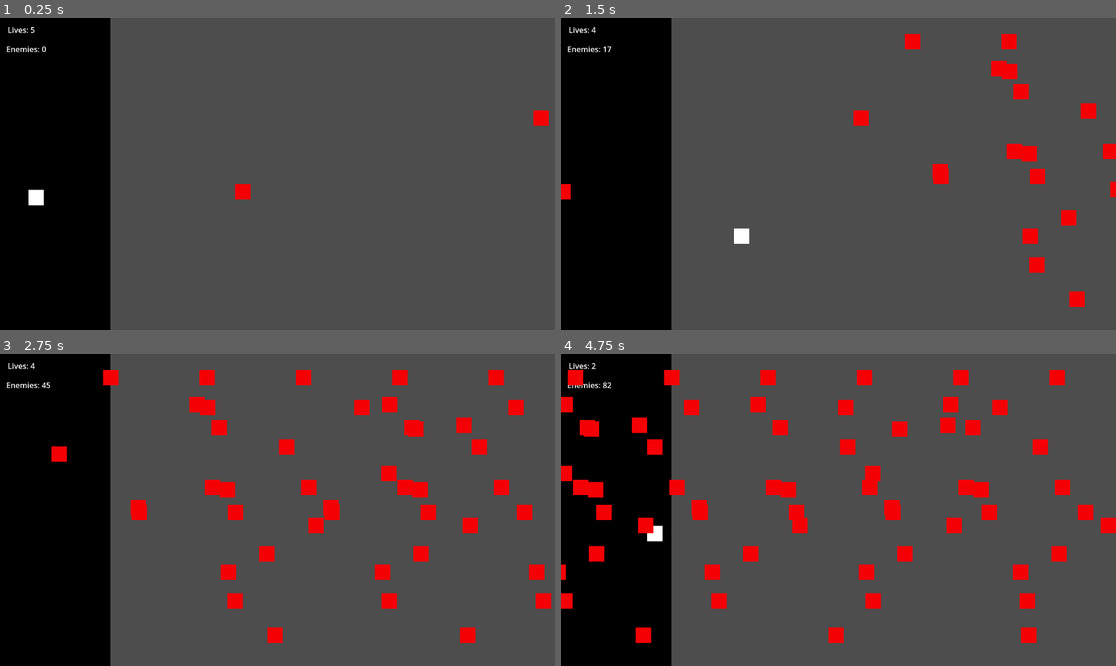
Above: before the commit, frames 1-4 (two rows, left to right).
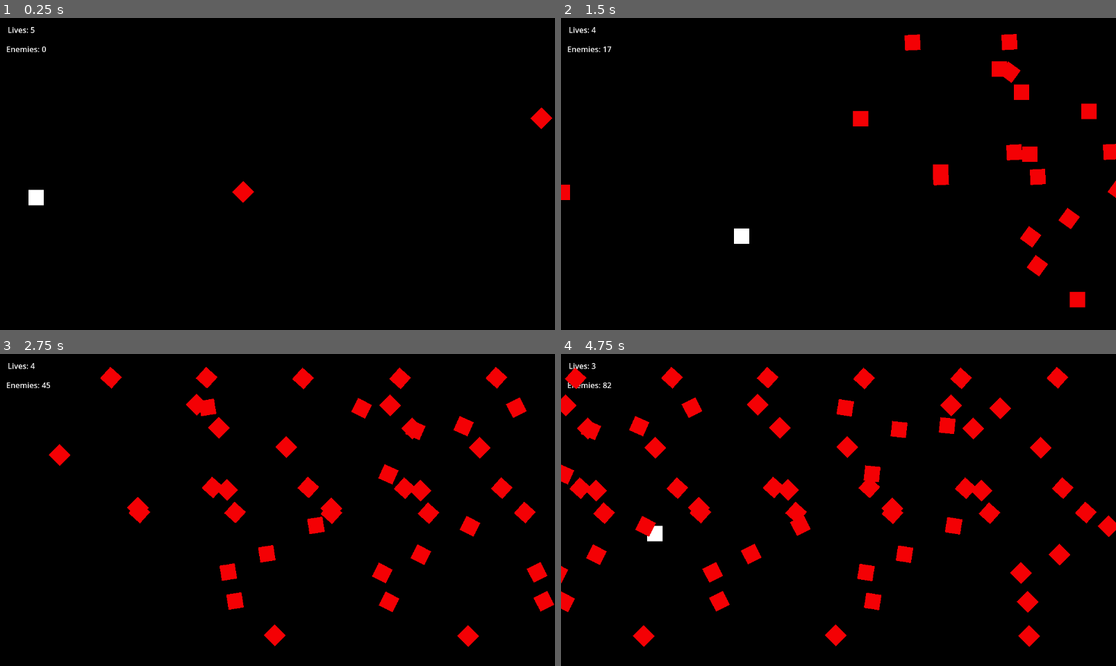
Above: after the commit, the same moments.

Repository: ArsenicBite/GODOTEXAM
Game: Godot game, scene res://BaseScene.tscn
Two runs of this game, one before a commit and one after it. Both use one fixed random seed, a clock stepped at 60 frames per second and the inputs below.
Inputs:
- Up to frame 1 (0.25 s): no input
- Up to frame 2 (1.5 s): hold Right (ui_right) 0.53-1.28 s; hold Down (ui_down) from 1.28 s (still down)
- Up to frame 3 (2.75 s): release Down (ui_down) at 2.03 s; hold Right (ui_right) from 2.03 s (still down)
- Up to frame 4 (4.75 s): release Right (ui_right) at 2.78 s; hold Up (ui_up) 2.78-3.53 s; hold Left (ui_left) from 3.53 s (still down)

The runs differ from the first frame. In frame 1, 80% of the frame differs, in the area x 19-100%, y 0-100%; in frame 2, 78%; in frame 3, 76%; in frame 4, 76%.

Commit message:
Any other cool thing: Spinning

Diff:
--- a/godotexam/BaseScene.tscn
+++ b/godotexam/BaseScene.tscn
@@ -99,6 +99,6 @@
 [node name="MeshInstance2D" type="MeshInstance2D" parent="."]
 modulate = Color(0, 0, 0, 1)
 show_behind_parent = true
-position = Vector2(-2014, 169)
+position = Vector2(-164, 162)
 scale = Vector2(-4485.36, -6241.18)
 mesh = SubResource("QuadMesh_5qhct")
--- a/godotexam/collision_shape_2d.gd
+++ b/godotexam/collision_shape_2d.gd
@@ -8,7 +8,7 @@
 
 
 func _process(delta):
-	#rotation += angular_speed * delta
+	rotation += angular_speed * delta
 
 	var velocity = Vector2.LEFT * speed
 
